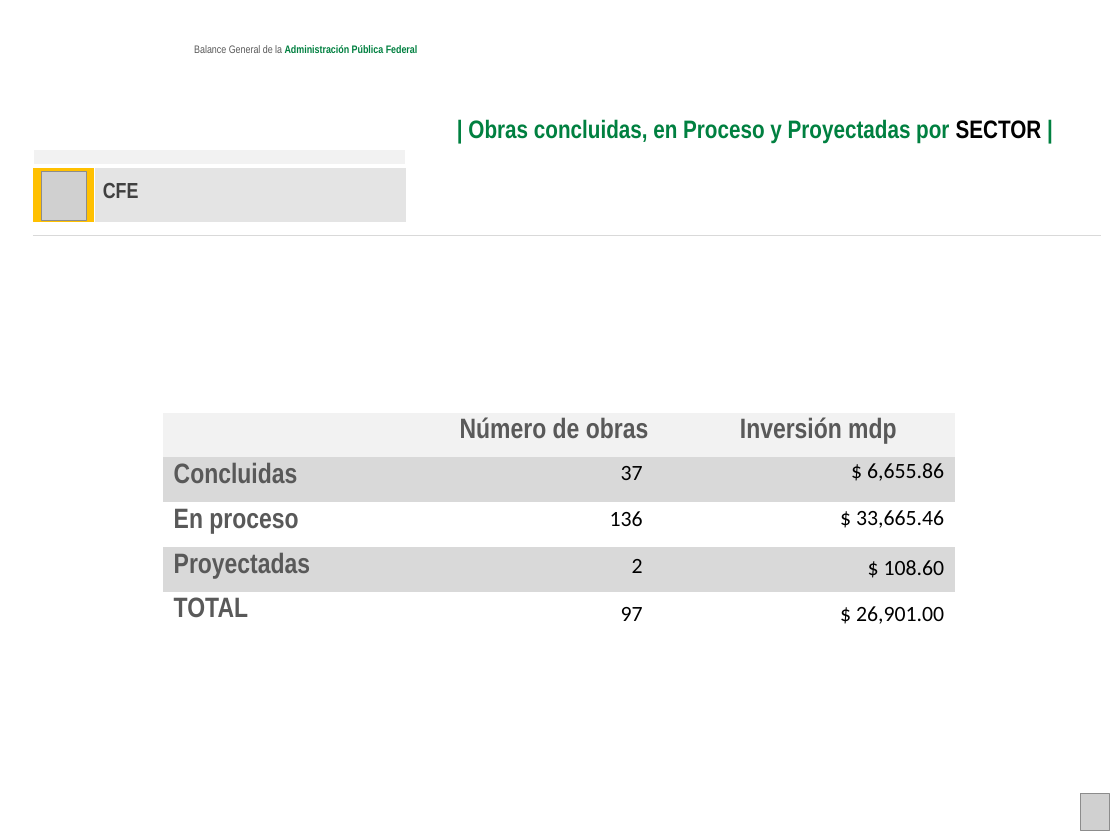
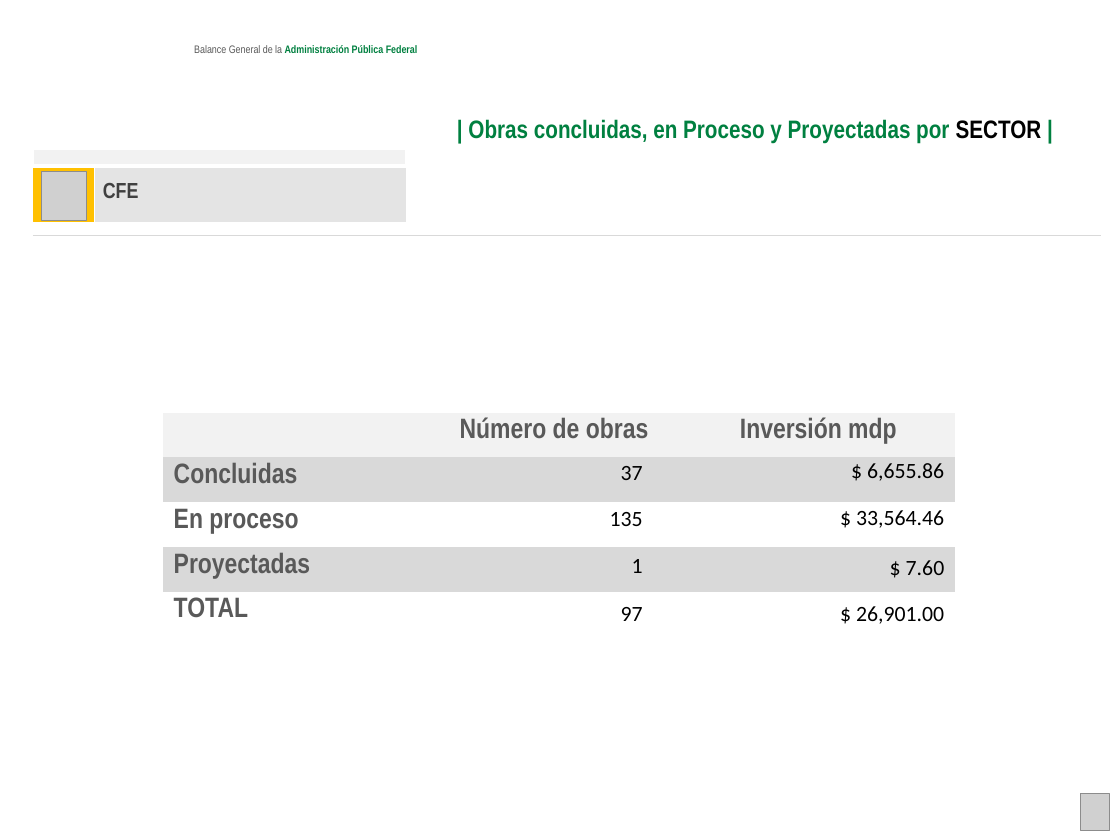
Before and after one commit to fpedro23/djangoObras, a slide deck: slide 21 of obras/static/ppt/ppt-generados/hiper_por_sector_1.pptx. Drawn at 1120x840 pixels with LibreOffice and Linux fonts; fonts in the diff are those of the drawing; grey boxes stand for pictures; background and template pictures are left out. Boxes give left, top, right and bottom in pixels: in the first picture for what was removed or moved away, otherwise in the second. Text is boxed around its words. In the diff, an @@ line names an element or a change of style, - is before the commit and + after.

```diff
--- a/obras/static/ppt/ppt-generados/hiper_por_sector_1.pptx
+++ b/obras/static/ppt/ppt-generados/hiper_por_sector_1.pptx
@@ text at [610, 512, 643, 526]: text changed @@
-136
+135
@@ text at [856, 510, 944, 528]: text changed @@
-$ 33,665.46
+$ 33,564.46
@@ text at [632, 559, 643, 573]: text changed @@
-2
+1
@@ text at [906, 560, 945, 575]: text changed @@
-$ 108.60
+$ 7.60
```
Also in this commit, not shown: 24 other files.
